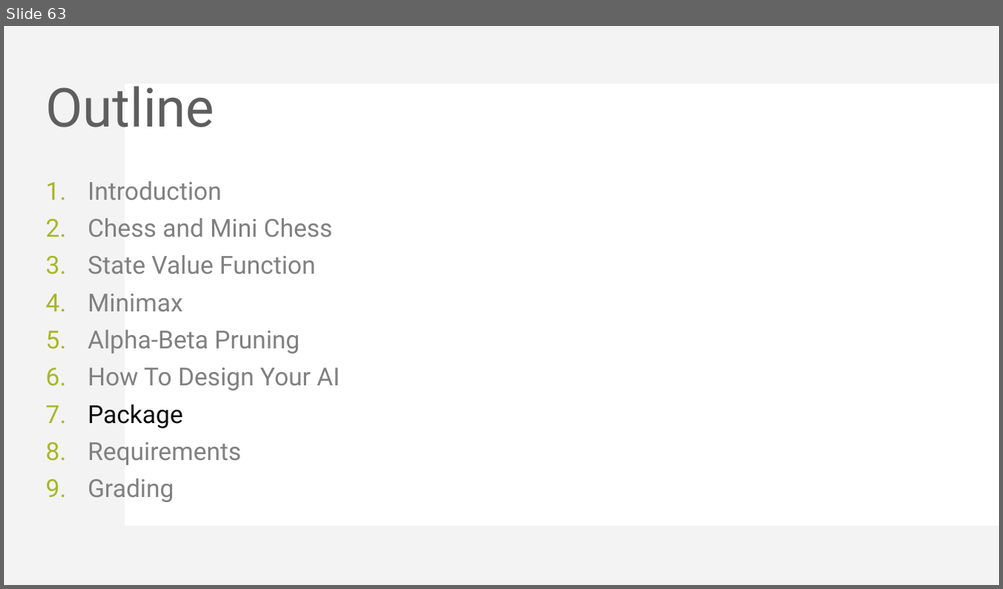
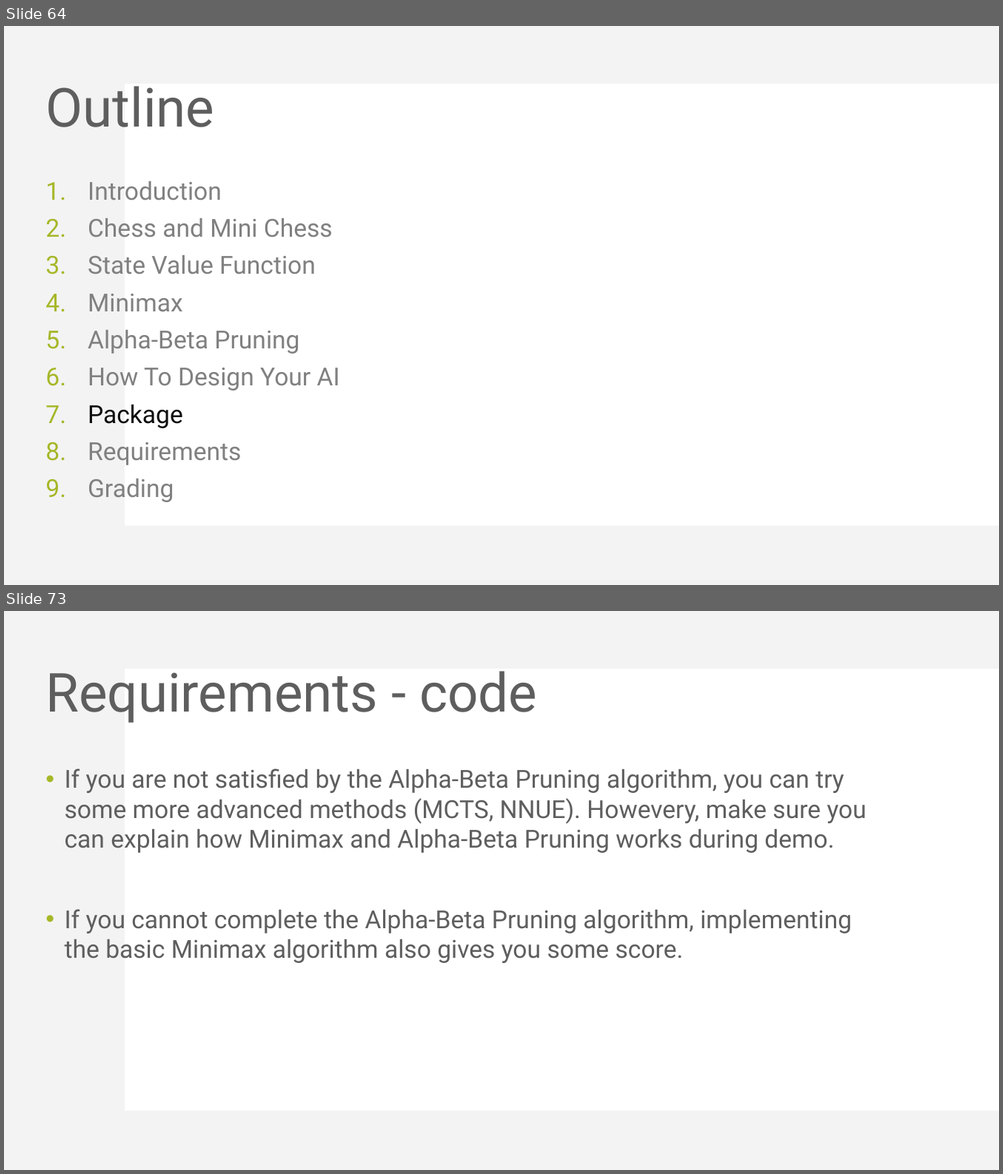
Before and after one commit to KohakuBlueleaf/MiniChess, a slide deck: document/Mini Project 3 introduction.pptx. Shown one above the other, each under a label of ours: slide 63 before the commit, slides 64 and 73 after it; the slides between them are not shown. The pictures are 1003x589 and 1003x1174 pixels, drawn with LibreOffice and Linux fonts; fonts in the diff are those of the drawing. Boxes give left, top, right and bottom in pixels: in the first picture for what was removed or moved away, otherwise in the second. Text is boxed around its words. In the diff, an @@ line names an element or a change of style, - is before the commit and + after.

```diff
--- a/document/Mini Project 3 introduction.pptx
+++ b/document/Mini Project 3 introduction.pptx
@@ slide 73 added at [4, 611, 999, 1170], background #FFFFFF; not listed: 2 template elements that a slide beside it also shows @@
@@ title added at [45, 671, 537, 723], 52 pt, text #5E5E5E @@
+Requirements - code
@@ text added at [65, 769, 866, 963], 24 pt, text #5E5E5E @@
+• If you are not satisfied by the Alpha-Beta Pruning algorithm, you can try some more advanced methods (MCTS, NNUE). Howevery, make sure you can explain how Minimax and Alpha-Beta Pruning works during demo.
+• If you cannot complete the Alpha-Beta Pruning algorithm, implementing the basic Minimax algorithm also gives you some score.
@@ what was slide 63 is now slide 64 @@
```
Also in this commit, not shown: 1 slide changed, 17 other slides added, 1 other file.
